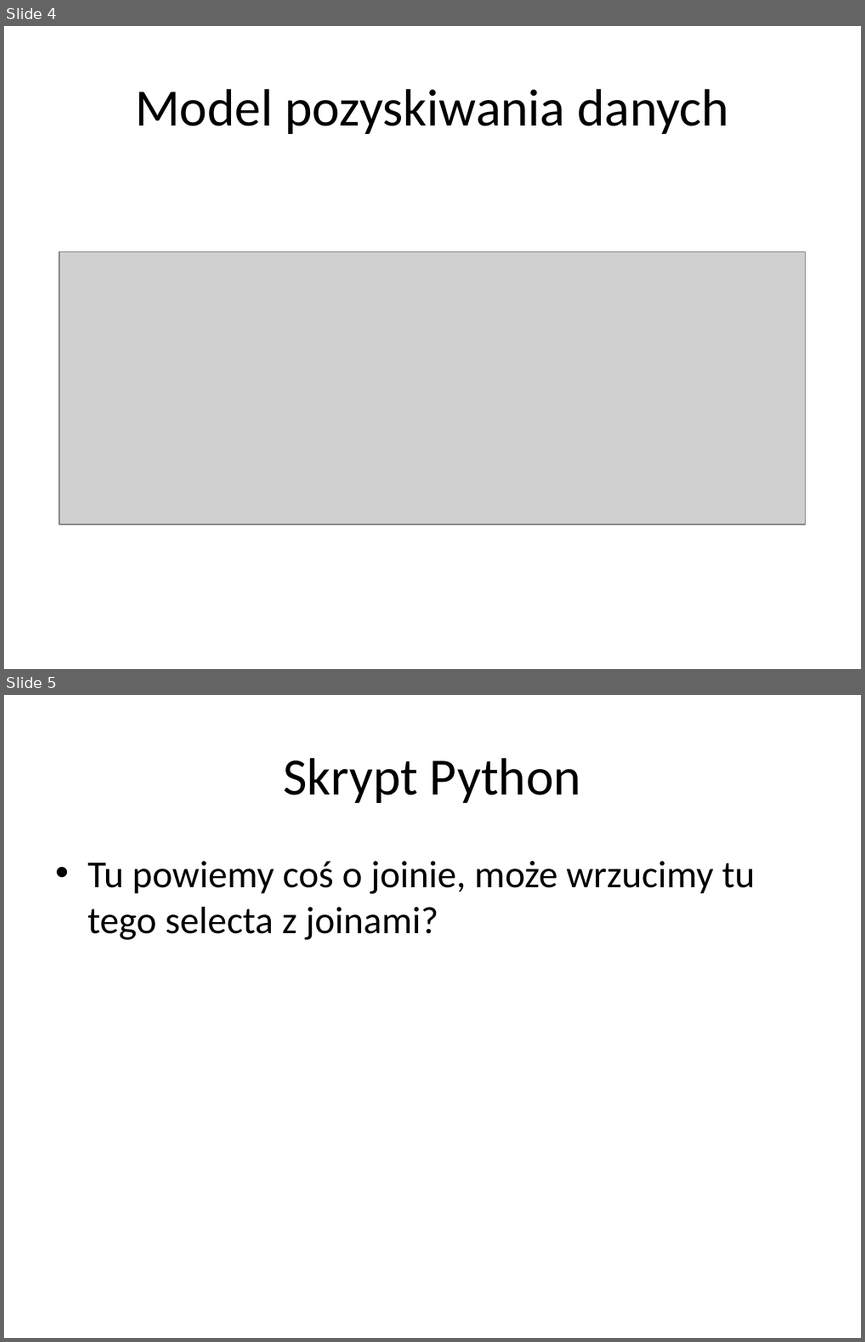
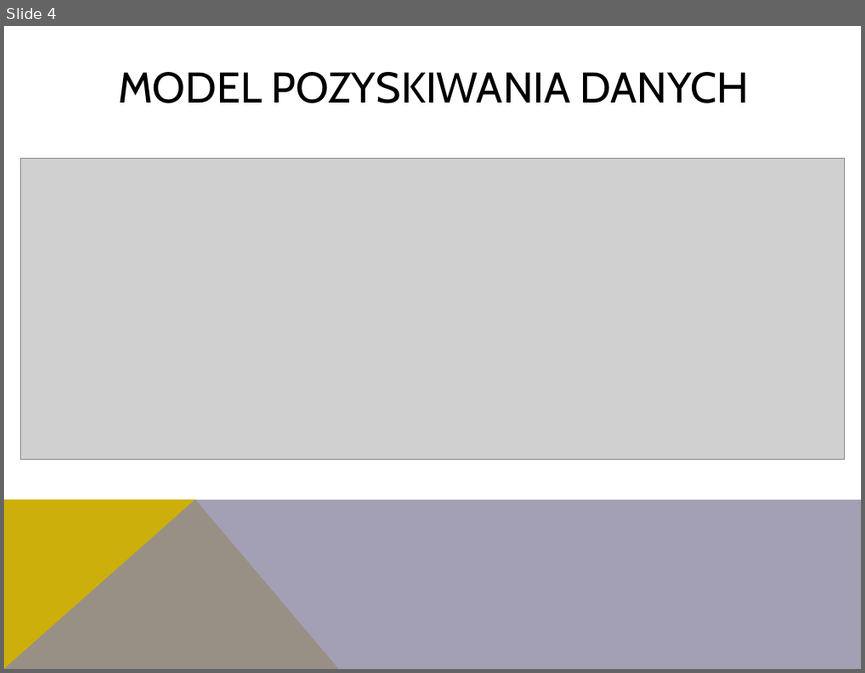
Before and after one commit to anyanyany/DataScience, a slide deck: PozyskiwanieDanych/prezentacja szablon.pptx. Shown one above the other, each under a label of ours: slides 4 and 5 before the commit, slide 4 after it. The pictures are 865x1342 and 865x673 pixels, drawn with LibreOffice and Linux fonts; fonts in the diff are those of the drawing; grey boxes stand for pictures. Boxes give left, top, right and bottom in pixels: in the first picture for what was removed or moved away, otherwise in the second. Text is boxed around its words. In the diff, an @@ line names an element or a change of style, - is before the commit and + after.

```diff
--- a/PozyskiwanieDanych/prezentacja szablon.pptx
+++ b/PozyskiwanieDanych/prezentacja szablon.pptx
@@ slide 5 removed at bbox=[4, 695, 861, 1338], background #FFFFFF @@
@@ title removed at bbox=[283, 758, 581, 803] @@
-Skrypt Python
@@ text removed at bbox=[87, 861, 755, 940] @@
-• Tu powiemy coś o joinie, może wrzucimy tu tego selecta z joinami?
@@ slide 4 changed as well @@
@@ title at bbox=[118, 72, 749, 103]: text changed; size 44 to 36 pt; font Calibri to Cabin @@
-Model pozyskiwania danych
+MODEL POZYSKIWANIA DANYCH
@@ picture: place and size @@
-picture at bbox=[60, 252, 806, 525]
+picture at bbox=[21, 159, 845, 460]
@@ freeform shape added at bbox=[4, 499, 339, 669], fill #CCAF0A @@
@@ freeform shape added at bbox=[4, 499, 861, 669], fill #8D89A4 at 80% opacity @@
```
Also in this commit, not shown: 5 other slides changed, 1 slide added.
